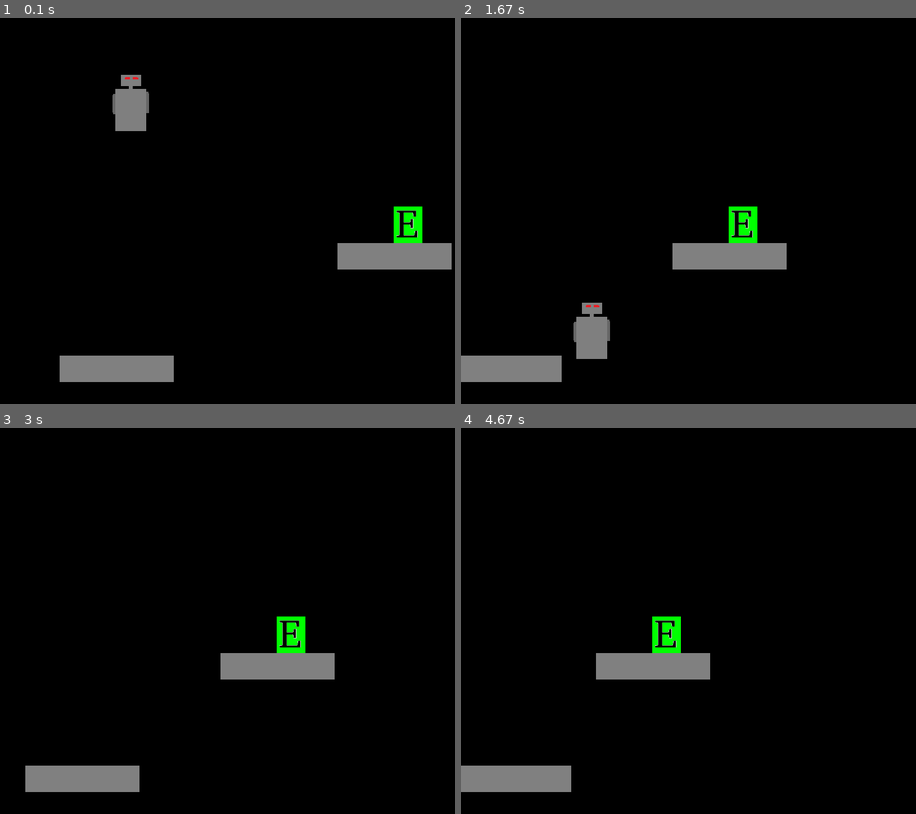
Above: before the commit, frames 1-4 (two rows, left to right).
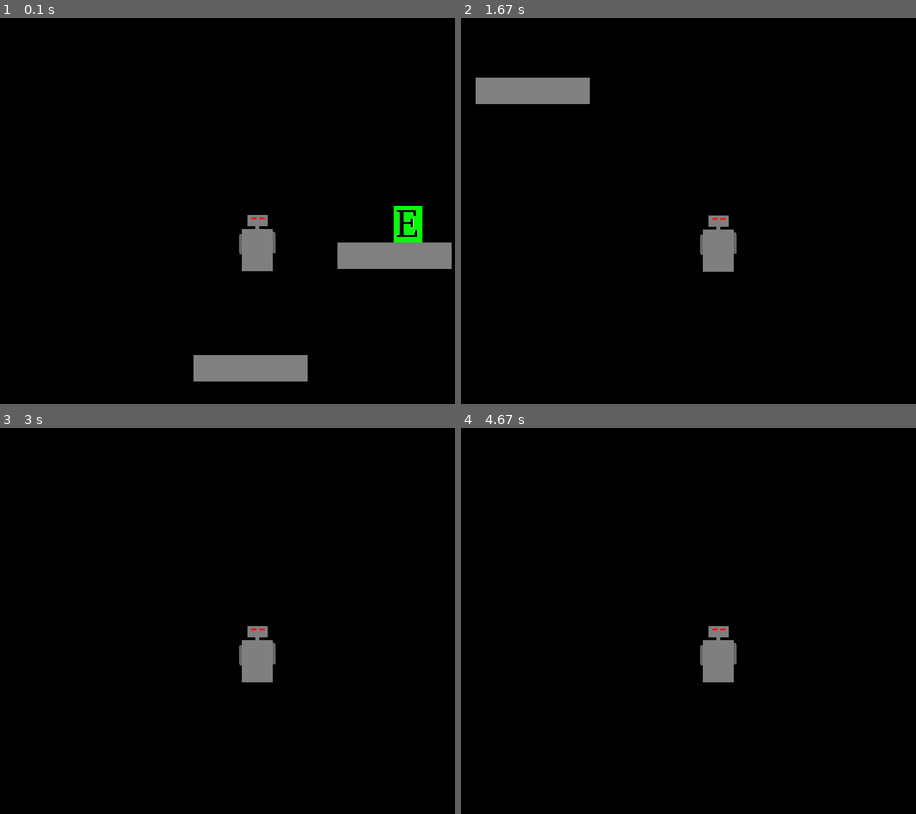
Above: after the commit, the same moments.

Repository: andrew-karppinen/pygame-simple-object
Game: pygame game, started from example.py
Two runs of this game, one before a commit and one after it. Both use one fixed random seed, a clock stepped at 60 frames per second and the inputs below.
Inputs:
- Up to frame 1 (0.1 s): no input
- Up to frame 2 (1.67 s): hold Right 0.33-0.8 s; hold Up 0.83-1.13 s; hold Right 1.17-1.63 s
- Up to frame 3 (3 s): hold Left 1.67-2.2 s; hold Up from 2.67 s (still down)
- Up to frame 4 (4.67 s): release Up at 3.03 s; hold Right 3.07-3.7 s

The runs differ from the first frame. In frame 1, 5.5% of the frame differs, in the area x 13-100%, y 14-95%; in frame 2, 6.3%, in the area x 0-72%, y 15-95%; in frame 3, 3.9%; in frame 4, 4.6%.

Commit message:
update CameraMove methods

Diff:
--- a/PygameSimpleObject/object_class.py
+++ b/PygameSimpleObject/object_class.py
@@ -42,14 +42,37 @@
     #camera follow object
 
     def CameraMoveX(self,distance: int):
+        if distance > 0:
+            number = -1
+        if distance < 0:
+            number = 1
 
-        for i in range(len(self.collision_objects_)):
-            if CollisionCheck(self,self.collision_objects_[i],obj2_x = self.other_objects_[i].position_x_ + opposite(distance)): #if collision
-                return #exit function
+        for i in range(abs(distance)):
+            for j in range(len(self.collision_objects_)): #collison check
 
-        for i in range(len(self.other_objects_)):
-            self.other_objects_[i].position_x_ += opposite(distance)
+                if CollisionCheck(self,self.collision_objects_[j],obj2_x = self.other_objects_[j].position_x_ + number): #if collision
+                    return #exit function
 
+            for i in range(len(self.other_objects_)): #move
+                self.other_objects_[i].position_x_ += number
+
+
+    def CameraMoveY(self,distance: int):
+        if distance > 0:
+            number = -1
+        if distance < 0:
+            number = 1
+
+        for i in range(abs(distance)):
+            for j in range(len(self.collision_objects_)): #collison check
+
+                if CollisionCheck(self,self.collision_objects_[j],obj2_y = self.other_objects_[j].position_y_ + number): #if collision
+                    if self.jump_collision_mode_ == 1:  # stop jump
+                        self.gravity_value_ = 0.0
+                    return #exit function
+
+            for i in range(len(self.other_objects_)): #move
+                self.other_objects_[i].position_y_ += number
 
 
 
@@ -99,7 +122,7 @@
 
     def Gravity(self): #method makes gravity
 
-        self.MoveY(int(self.gravity_value_))
+        self.CameraMoveY(int(self.gravity_value_))
 
 
         if self.gravity_speed_ > 0:
--- a/example.py
+++ b/example.py
@@ -18,8 +18,8 @@
 kello = pygame.time.Clock()
 
 #create objects
-robotti = NewObject(robottikuva,position_x=200,position_y=100,gravity_speed = 0.2,jump_strength = 10.0)
-taso = NewObject(tasokuva,position_x=100,position_y=600)
+robotti = NewObject(robottikuva,position_x=425,position_y=350,gravity_speed = 0.2,jump_strength = 10.0)
+taso = NewObject(tasokuva,position_x=350,position_y=600)
 taso2 = NewObject(tasokuva,position_x=600,position_y=400)
 maali = NewObject(maalikuva,position_x=700,position_y=335)
 
@@ -30,7 +30,7 @@
 lista = [taso,taso2,maali]
 robotti.AddCamera(lista)
 
-tasovasemmalle = False
+tasovasemmalle = True
 vasemmalle = False
 oikealle = False
 ylos = False
@@ -83,7 +83,7 @@
         robotti.position_y_ = 100
 
     #draw all
-    naytto.fill((0,0,0)) #
+    naytto.fill((0,0,0))
     naytto.blit(robotti.image_,(robotti.position_x_,robotti.position_y_))
     naytto.blit(taso.image_,(taso.position_x_,taso.position_y_))
     naytto.blit(taso2.image_,(taso2.position_x_,taso2.position_y_))
